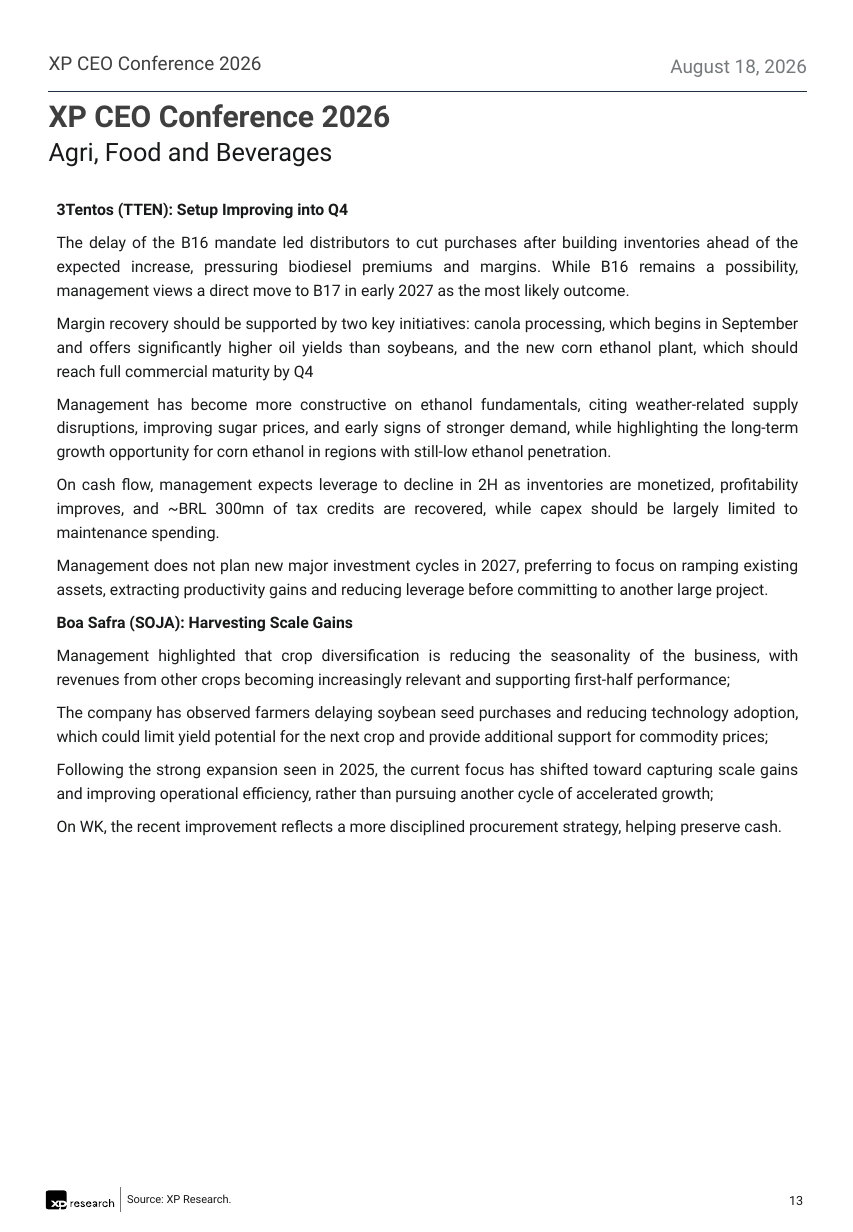
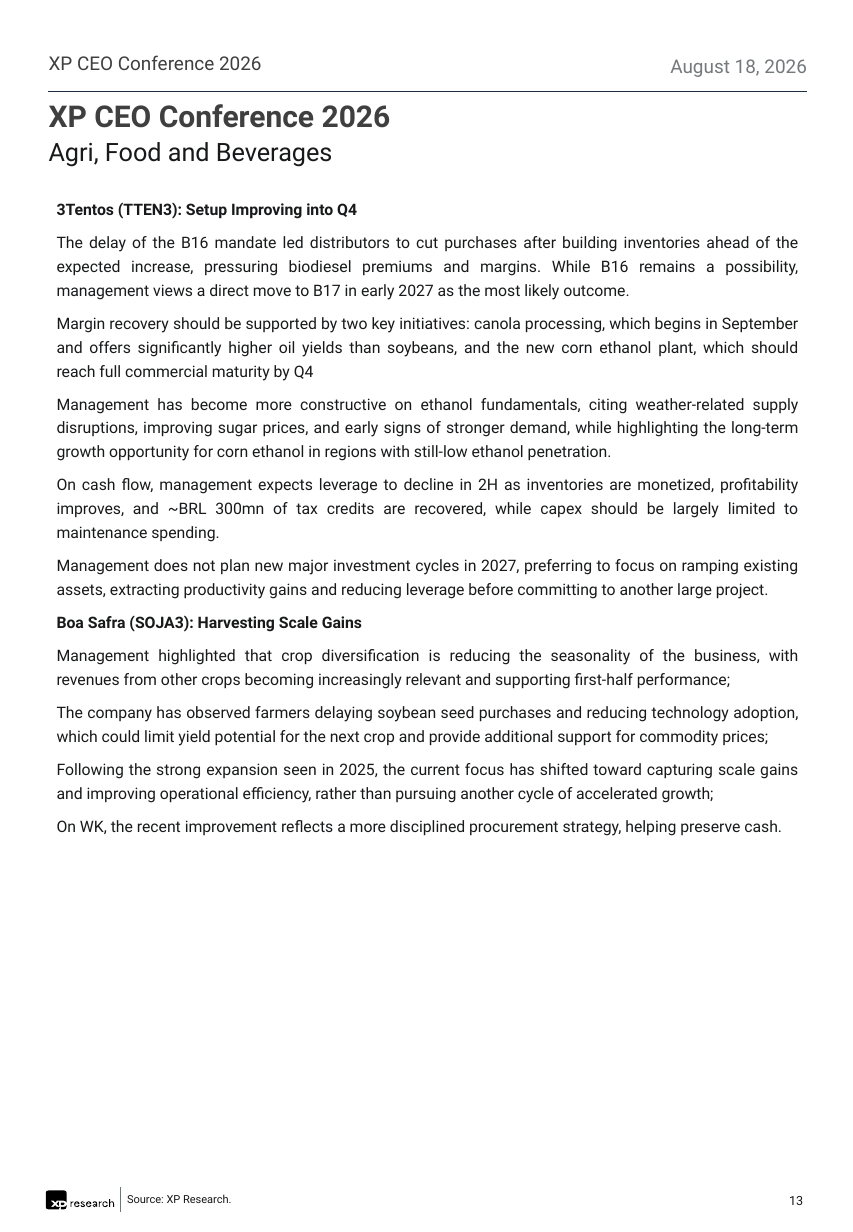
Before and after one commit to CaioLSouza/datasets, a slide deck: slide 13 of ceo_conference_2026/Feedback XP CEO Conference 2026.pptx. Drawn at 853x1232 pixels with LibreOffice and Linux fonts; fonts in the diff are those of the drawing. Boxes give left, top, right and bottom in pixels: in the first picture for what was removed or moved away, otherwise in the second. Text is boxed around its words. In the diff, an @@ line names an element or a change of style, - is before the commit and + after.

```diff
--- a/ceo_conference_2026/Feedback XP CEO Conference 2026.pptx
+++ b/ceo_conference_2026/Feedback XP CEO Conference 2026.pptx
@@ text at [57, 202, 357, 219]: text changed @@
-3Tentos (TTEN): Setup Improving into Q4
+3Tentos (TTEN3): Setup Improving into Q4
@@ text at [57, 615, 362, 632]: text changed @@
-Boa Safra (SOJA): Harvesting Scale Gains
+Boa Safra (SOJA3): Harvesting Scale Gains
```
Also in this commit, not shown: 16 other slides changed.
